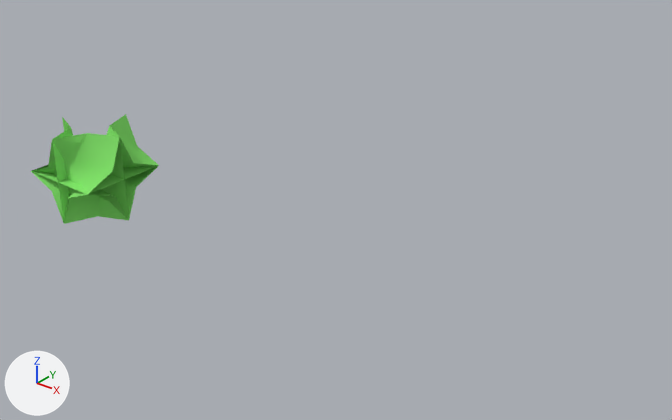
Renders of the Blender file datas/meshes/chunck-parts-lod-1.blend from each side of a commit.
Both versions are drawn from a 50 mm camera at (8.11, -5.82, 4.14) aimed at (2.07, 1.72, -0.54). Every picture has the same lights, and +X, +Y and +Z are marked at lower left.

Before the edit, the objects in view are built like this:
```python
ob_10000010 = bpy.data.objects.new('10000010', me_10000010)
ob_10000010.location = (0.0, 0.0, 0.0)
ob_10000100 = bpy.data.objects.new('10000100', me_10000100)
ob_10000100.location = (0.0, 0.0, 0.0)
ob_10101000 = bpy.data.objects.new('10101000', me_10101000)
ob_10101000.location = (0.0, 0.0, 0.0)
ob_10110010 = bpy.data.objects.new('10110010', me_10110010)
ob_10110010.location = (0.0, 0.0, 0.0)
ob_11000000 = bpy.data.objects.new('11000000', me_11000000)
ob_11000000.location = (0.0, 0.0, 0.0)
ob_11100000 = bpy.data.objects.new('11100000', me_11100000)
ob_11100000.location = (0.0, 0.0, 0.0)
ob_11100100 = bpy.data.objects.new('11100100', me_11100100)
ob_11100100.location = (0.0, 0.0, 0.0)
ob_11110000 = bpy.data.objects.new('11110000', me_11110000)
ob_11110000.location = (0.0, 0.0, 0.0)
```
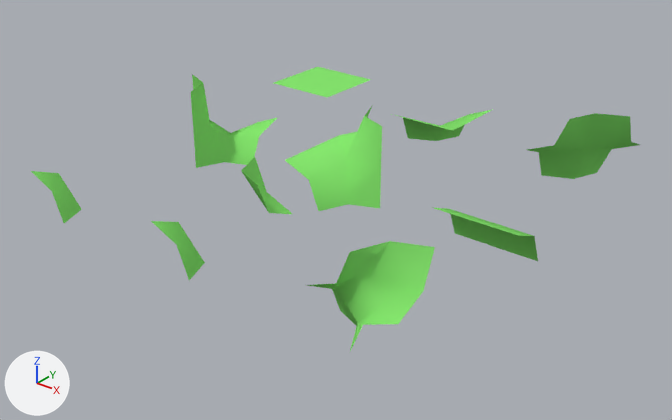
What changed in the scene script:
```text
Change ob_11110000:
    ob_11110000.location: (0.0, 0.0, 0.0) -> (0.0, 4.0, 0.0)
Change ob_11000000:
    ob_11000000.location: (0.0, 0.0, 0.0) -> (4.0, 2.0, 0.0)
Change ob_10110010:
    ob_10110010.location: (0.0, 0.0, 0.0) -> (2.0, 2.0, 0.0)
Change ob_11100100:
    ob_11100100.location: (0.0, 0.0, 0.0) -> (4.0, 4.0, 0.0)
Change ob_10101000:
    ob_10101000.location: (0.0, 0.0, 0.0) -> (0.0, 2.0, 0.0)
Change ob_10000100:
    ob_10000100.location: (0.0, 0.0, 0.0) -> (4.0, 0.0, 0.0)
Change ob_11100000:
    ob_11100000.location: (0.0, 0.0, 0.0) -> (2.0, 4.0, 0.0)
Change ob_10000010:
    ob_10000010.location: (0.0, 0.0, 0.0) -> (2.0, 0.0, 0.0)
```

What differs and where, as boxes (x1, y1, x2, y2) in the pictures (672 x 420 px):
'10000100', moved: before (33, 133, 120, 217); after (307, 241, 435, 351)
'10110010', moved: before (31, 126, 129, 223); after (285, 106, 382, 211)
'10101000', moved: before (52, 117, 158, 224); after (191, 74, 277, 168)
'11100100', moved: before (50, 138, 159, 168); after (527, 113, 640, 179)
'10000010', moved: before (41, 114, 158, 182); after (151, 157, 292, 280)
'11000000', moved: before (88, 190, 128, 219); after (434, 208, 538, 261)
'11110000', moved: before (32, 165, 157, 195); after (274, 67, 371, 97)
'11100000', moved (not visible before): after (392, 110, 492, 141)
